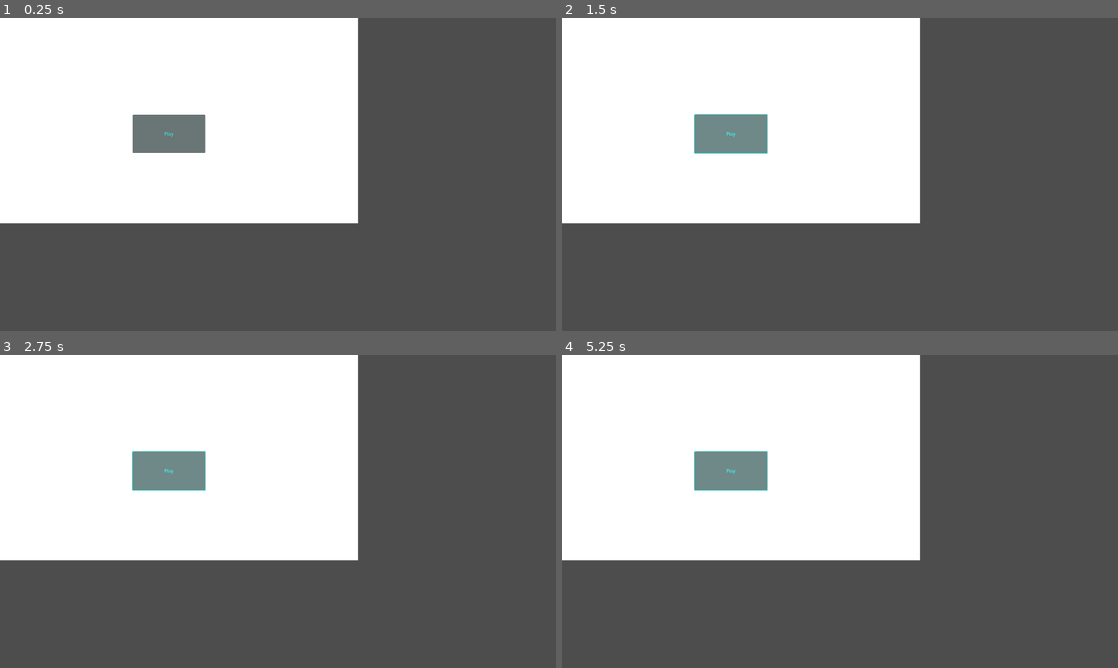
Above: before the commit, frames 1-4 (two rows, left to right).
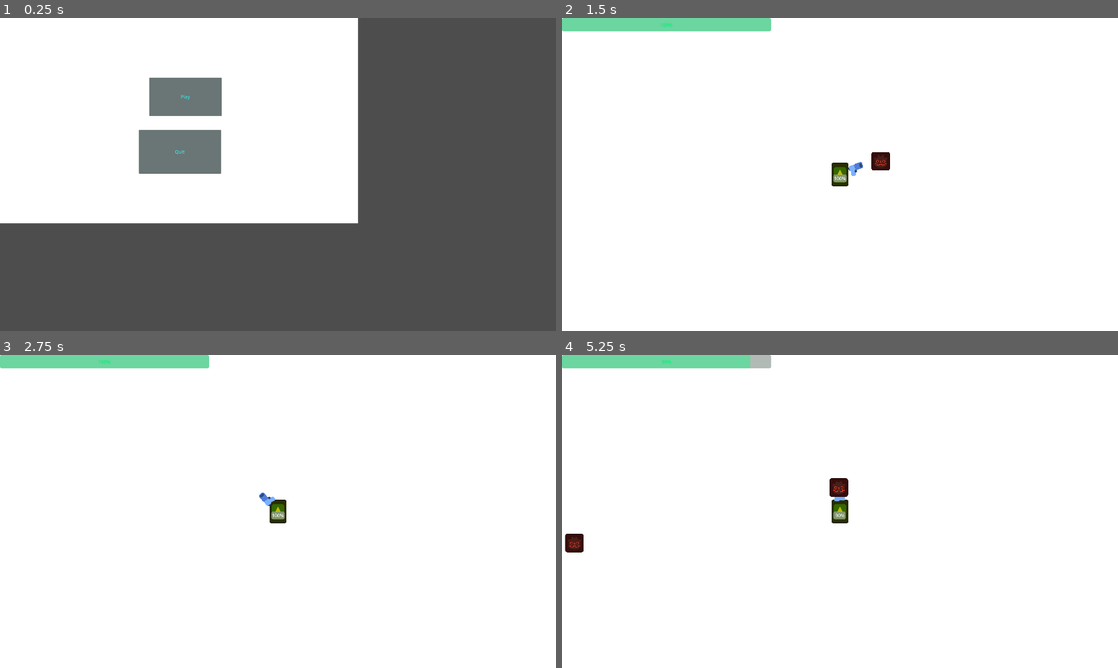
Above: after the commit, the same moments.

Repository: deutandev/survival-shooter
Game: Godot game, scene res://environment/mainMenu.tscn
Same seed, same stepped clock (60 frames per second), same inputs: the game is played once before the commit and once after it. This scene is started directly instead of the project's main scene. The engine's default icon, where the game draws it, is replaced by a stand-in: a white triangle on a blue panel in a dark square.
Inputs (mouse positions are in pixels of both pictures, inside the frame that each line leads up to):
- Up to frame 1 (0.25 s): no input
- Up to frame 2 (1.5 s): click "Play" at 0.5 s; click (728, 133) at 1.25 s, where only the run before the commit has a clickable "Play"
- Up to frame 3 (2.75 s): hold D (move_right) from 2.03 s (still down)
- Up to frame 4 (5.25 s): release D (move_right) at 2.78 s; hold S (move_down) 2.78-3.53 s; hold D (move_right) 3.53-4.28 s; tap Enter at 4.25 s; hold W (move_up) 4.28-5.03 s; hold A (move_left) from 5.03 s (still down)

The runs differ from the first frame. In frame 1, 3.5% of the frame differs, in the area x 23-40%, y 18-50%; in frame 2, 62%; in frame 3, 61%; in frame 4, 62%, in the area x 0-100%, y 0-100%.

Commit message:
main menu

Diff:
--- a/characters/player/player.gd
+++ b/characters/player/player.gd
@@ -41,6 +41,8 @@
 
 	if current_health <= 0:
 		player_death.emit()
+		change_to_main_menu()
+		return
 
 	isHurt = true
 	health_changed.emit()
@@ -58,3 +60,7 @@
 	if area.name == "hitBox":
 		print_debug("Hurt")
 		player_hurt(area)
+
+func change_to_main_menu():
+	await get_tree().create_timer(1.0).timeout
+	get_tree().change_scene_to_file("res://environment/mainMenu.tscn")
--- /dev/null
+++ b/environment/button_manager.gd
@@ -0,0 +1,8 @@
+extends Node
+
+
+func _on_start_pressed() -> void:
+	get_tree().change_scene_to_file("res://environment/map.tscn")
+
+func _on_quit_pressed() -> void:
+	get_tree().quit()
--- a/environment/mainMenu.tscn
+++ b/environment/mainMenu.tscn
@@ -1,6 +1,6 @@
 [gd_scene load_steps=2 format=3 uid="uid://dt7qjekdt0y5i"]
 
-[ext_resource type="Script" uid="uid://v4tlk2vyyyb3" path="res://environment/playButton.gd" id="1_uank7"]
+[ext_resource type="Script" uid="uid://6wsjpecejnx5" path="res://environment/button_manager.gd" id="1_uank7"]
 
 [node name="MainMenu" type="Node2D"]
 
@@ -10,15 +10,29 @@
 offset_right = 1237.0
 offset_bottom = 709.0
 
-[node name="Button" type="Button" parent="CanvasLayer"]
+[node name="ButtonManager" type="Node2D" parent="CanvasLayer"]
+script = ExtResource("1_uank7")
+
+[node name="Start" type="Button" parent="CanvasLayer/ButtonManager"]
 modulate = Color(0.254902, 1, 1, 1)
 light_mask = 0
 visibility_layer = 524288
-offset_left = 458.0
-offset_top = 334.0
-offset_right = 709.0
-offset_bottom = 466.0
+offset_left = 515.0
+offset_top = 206.0
+offset_right = 766.0
+offset_bottom = 338.0
 text = "Play"
-script = ExtResource("1_uank7")
 
-[connection signal="pressed" from="CanvasLayer/Button" to="CanvasLayer/Button" method="_on_pressed"]
+[node name="Quit" type="Button" parent="CanvasLayer/ButtonManager"]
+modulate = Color(0.254902, 1, 1, 1)
+light_mask = 0
+visibility_layer = 524288
+offset_left = 479.0
+offset_top = 386.0
+offset_right = 764.0
+offset_bottom = 537.0
+text = "Quit
+"
+
+[connection signal="pressed" from="CanvasLayer/ButtonManager/Start" to="CanvasLayer/ButtonManager" method="_on_start_pressed"]
+[connection signal="pressed" from="CanvasLayer/ButtonManager/Quit" to="CanvasLayer/ButtonManager" method="_on_quit_pressed"]
--- a/environment/playButton.gd
+++ /dev/null
@@ -1,4 +0,0 @@
-extends Button
-
-func _on_pressed() -> void:
-	pass # Replace with function body.
--- a/pistol/bullet.tscn
+++ b/pistol/bullet.tscn
@@ -13,10 +13,13 @@
 script = ExtResource("1_5tgod")
 
 [node name="Projectile" type="Sprite2D" parent="."]
-position = Vector2(-11, -1)
+position = Vector2(-7, -1)
+scale = Vector2(0.62, 0.714286)
 texture = ExtResource("1_mt7ak")
 
 [node name="CollisionShape2D" type="CollisionShape2D" parent="."]
+position = Vector2(-0.180002, -0.285714)
+scale = Vector2(0.62, 0.714286)
 shape = SubResource("CircleShape2D_5tgod")
 
 [connection signal="body_entered" from="." to="." method="_on_body_entered"]
--- a/pistol/gun.tscn
+++ b/pistol/gun.tscn
@@ -17,7 +17,8 @@
 [node name="GunPivot" type="Marker2D" parent="."]
 
 [node name="Pistol" type="Sprite2D" parent="GunPivot"]
-position = Vector2(81, -3)
+position = Vector2(59.5, 0.5)
+scale = Vector2(0.728571, 0.78)
 texture = ExtResource("1_8h3ih")
 
 [node name="ShootingPoint" type="Marker2D" parent="GunPivot/Pistol"]
Not shown, added: environment/button_manager.gd.uid
Not shown, removed: environment/playButton.gd.uid
